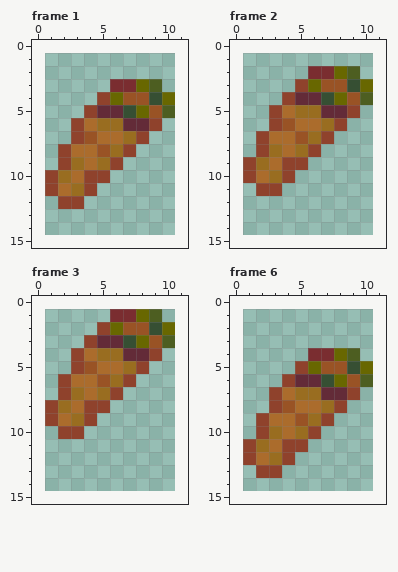
Two versions of one pixel-art file, sprites/.ase files/carrot.ase. The picture above was drawn from the file before the commit.
10x14 pixels, 8 frames. Shown: frame 1, frame 2, frame 3, frame 6. The old version is drawn lined up with the new one, on the new canvas. The commit also changed other frames, which this record leaves out.
After:
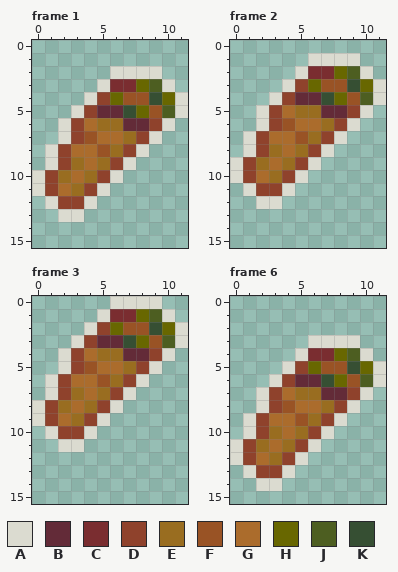
Palette (. is transparent): A #dbdbd0  B #632b38  C #7a2d30  D #8f422c  E #996d20  F #995325  G #ab6c2c  H #686700  J #4d5e21  K #364f33
Commit: made carrot glow
What changed:
canvas 10x14 -> 12x16, the old top-left corner now at 1,1
Frame 1:
y 2: x 6..9 .... -> AAAA
y 3: x 5 . -> A; x 10 . -> A
y 4: x 4 . -> A; x 11 . -> A
y 5: x 3 . -> A; x 11 . -> A
y 6: x 2 . -> A; x 10 . -> A
y 7: x 2 . -> A; x 9 . -> A
y 8: x 1 . -> A; x 8 . -> A
y 9: x 1 . -> A; x 7 . -> A
y 10: x 0 . -> A; x 4 D -> E; x 6 . -> A
y 11: x 0 . -> A; x 5 . -> A
y 12: x 1 . -> A; x 4 . -> A
y 13: x 2..3 .. -> AA
Frame 2:
y 1: x 6..9 .... -> AAAA
y 2: x 5 . -> A; x 10 . -> A
y 3: x 4 . -> A; x 11 . -> A
y 4: x 3 . -> A; x 11 . -> A
y 5: x 2 . -> A; x 10 . -> A
y 6: x 2 . -> A; x 9 . -> A
y 7: x 1 . -> A; x 8 . -> A
y 8: x 1 . -> A; x 7 . -> A
y 9: x 0 . -> A; x 4 D -> E; x 6 . -> A
y 10: x 0 . -> A; x 5 . -> A
y 11: x 1 . -> A; x 4 . -> A
y 12: x 2..3 .. -> AA
Frame 3:
y 0: x 6..9 .... -> AAAA
y 1: x 5 . -> A; x 10 . -> A
y 2: x 4 . -> A; x 11 . -> A
y 3: x 3 . -> A; x 11 . -> A
y 4: x 2 . -> A; x 10 . -> A
y 5: x 2 . -> A; x 9 . -> A
y 6: x 1 . -> A; x 8 . -> A
y 7: x 1 . -> A; x 7 . -> A
y 8: x 0 . -> A; x 4 D -> E; x 6 . -> A
y 9: x 0 . -> A; x 5 . -> A
y 10: x 1 . -> A; x 4 . -> A
y 11: x 2..3 .. -> AA
Frame 6:
y 3: x 6..9 .... -> AAAA
y 4: x 5 . -> A; x 10 . -> A
y 5: x 4 . -> A; x 11 . -> A
y 6: x 3 . -> A; x 11 . -> A
y 7: x 2 . -> A; x 10 . -> A
y 8: x 2 . -> A; x 9 . -> A
y 9: x 1 . -> A; x 8 . -> A
y 10: x 1 . -> A; x 7 . -> A
y 11: x 0 . -> A; x 4 D -> E; x 6 . -> A
y 12: x 0 . -> A; x 5 . -> A
y 13: x 1 . -> A; x 4 . -> A
y 14: x 2..3 .. -> AA
Where, in picture pixels (left, top, right, bottom), the same in both pictures:
changed: (32, 66, 188, 222)
changed: (230, 53, 386, 209)
changed: (32, 296, 188, 452)
changed: (230, 335, 386, 491)
